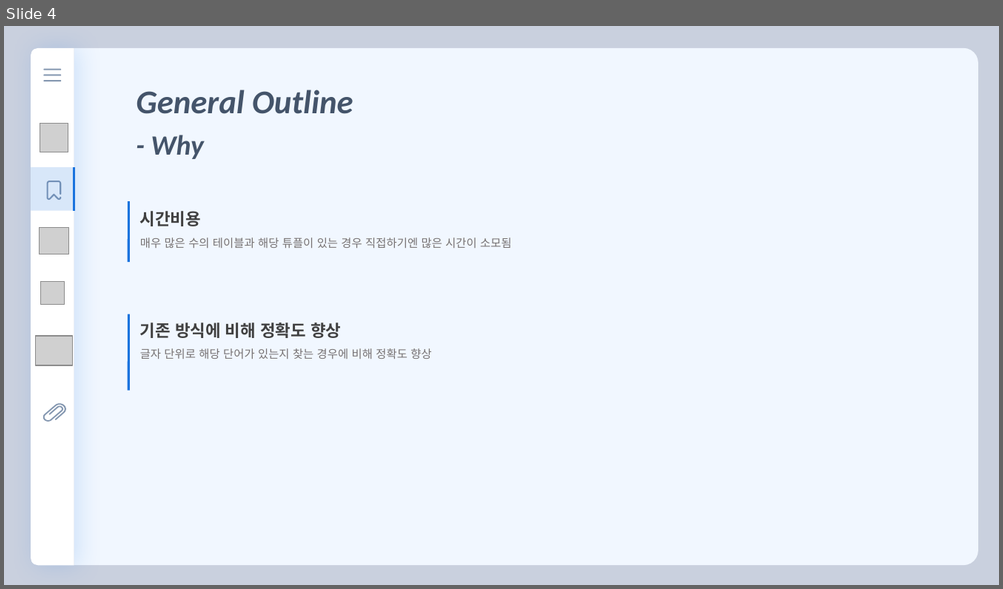
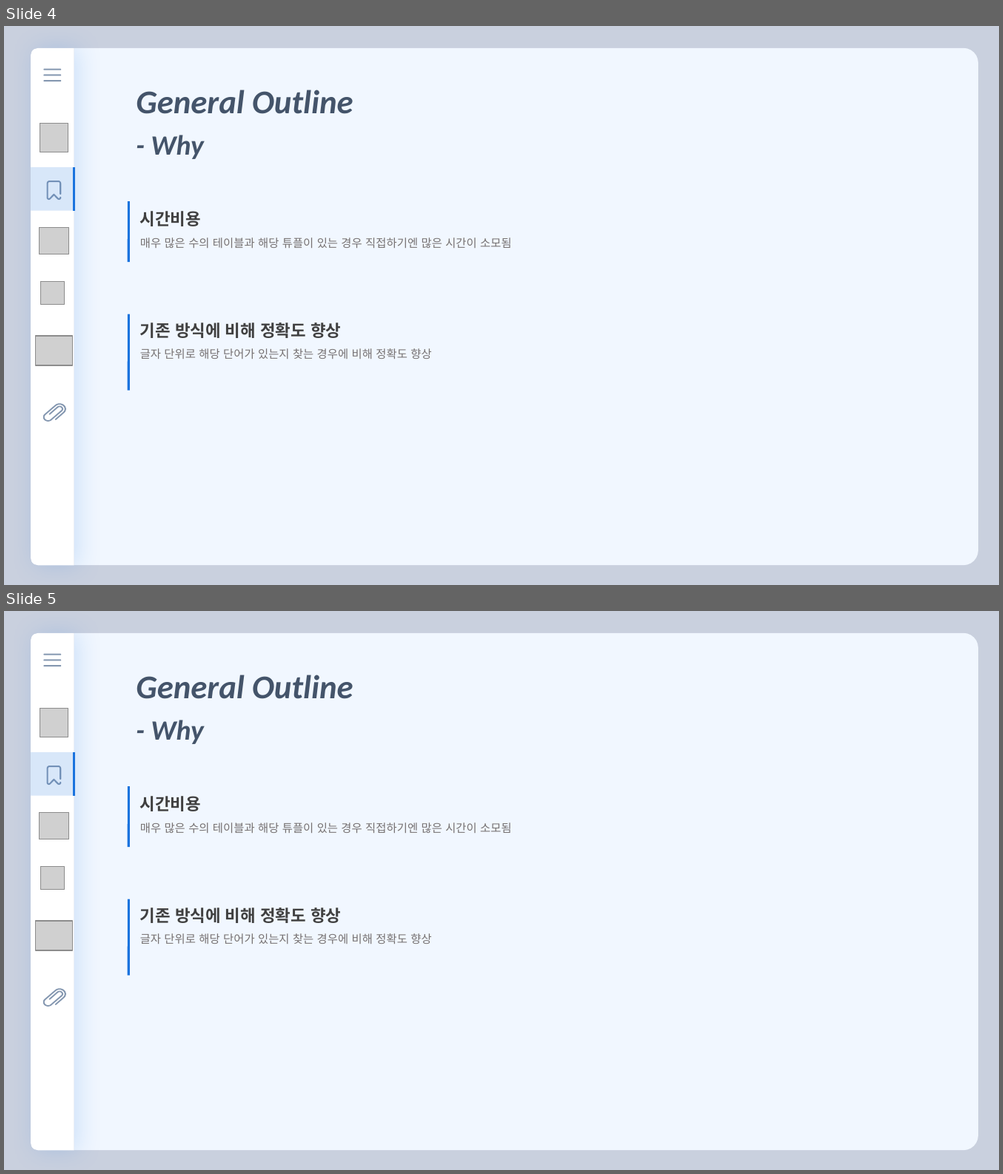
Before and after one commit to florentious/AutoGenerating_VariableName, a slide deck: Text/Presentation/presentation_ver0_91.pptm. Shown one above the other, each under a label of ours: slide 4 before the commit, slides 4 and 5 after it. The pictures are 1003x589 and 1003x1174 pixels, drawn with LibreOffice and Linux fonts; fonts in the diff are those of the drawing; grey boxes stand for pictures. Boxes give left, top, right and bottom in pixels: in the first picture for what was removed or moved away, otherwise in the second. Text is boxed around its words. In the diff, an @@ line names an element or a change of style, - is before the commit and + after.

```diff
--- a/Text/Presentation/presentation_ver0_91.pptm
+++ b/Text/Presentation/presentation_ver0_91.pptm
@@ slide 5 added at (4,611,999,1170), background #C9D0DE @@
@@ round same rect added at (74,633,979,1151), fill #F1F7FF @@
@@ text added at (136,675,353,699), 32 pt, text #44546A, bold, italic @@
+General Outline
@@ text added at (151,720,203,744), 27 pt, text #44546A, bold, italic @@
+- Why
@@ table added at (31,752,74,795), 1 rows, 1 columns @@
+
@@ line added from (128, 786) to (128, 847), #1A73DE 2.25 pt @@
@@ text added at (140,796,512,833), 11 pt, text #767171 @@
+시간비용
+매우 많은 수의 테이블과 해당 튜플이 있는 경우 직접하기엔 많은 시간이 소모됨
@@ group added at (31,632,74,1150): 4 pictures, 3 rounded rectangles, 2 freeform shapes, 1 round same rect @@
@@ line added from (128, 900) to (128, 976), #1A73DE 2.25 pt @@
@@ text added at (140,908,431,944), 11 pt, text #767171 @@
+기존 방식에 비해 정확도 향상
+글자 단위로 해당 단어가 있는지 찾는 경우에 비해 정확도 향상
```
Also in this commit, not shown: 2 other slides added, 2 other files.
